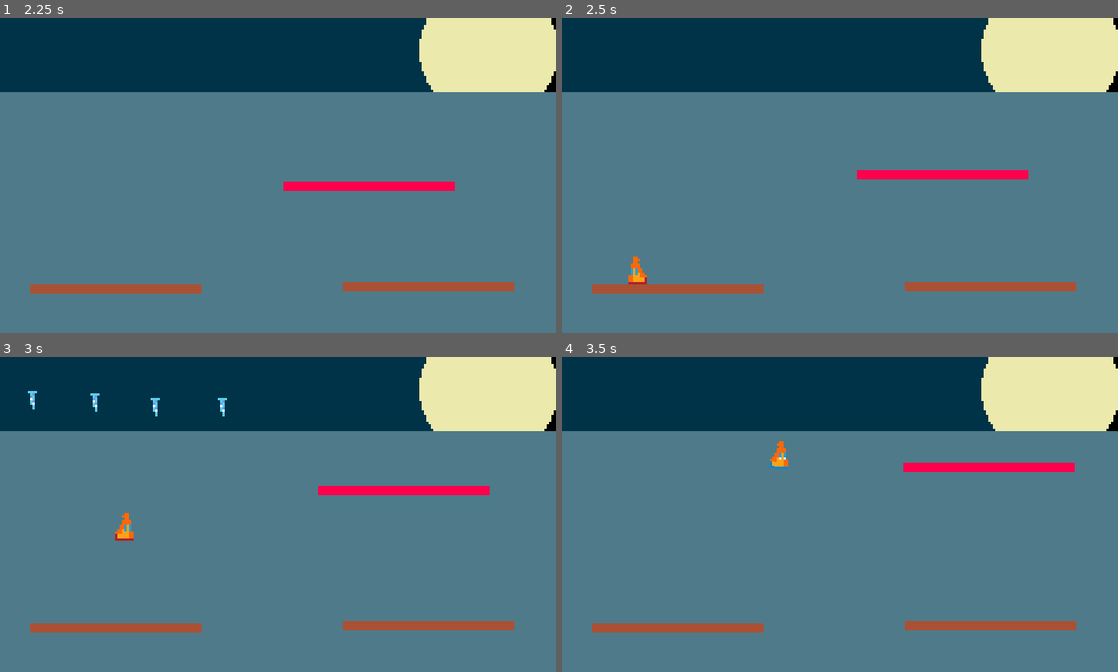
Above: before the commit, frames 1-4 (two rows, left to right).
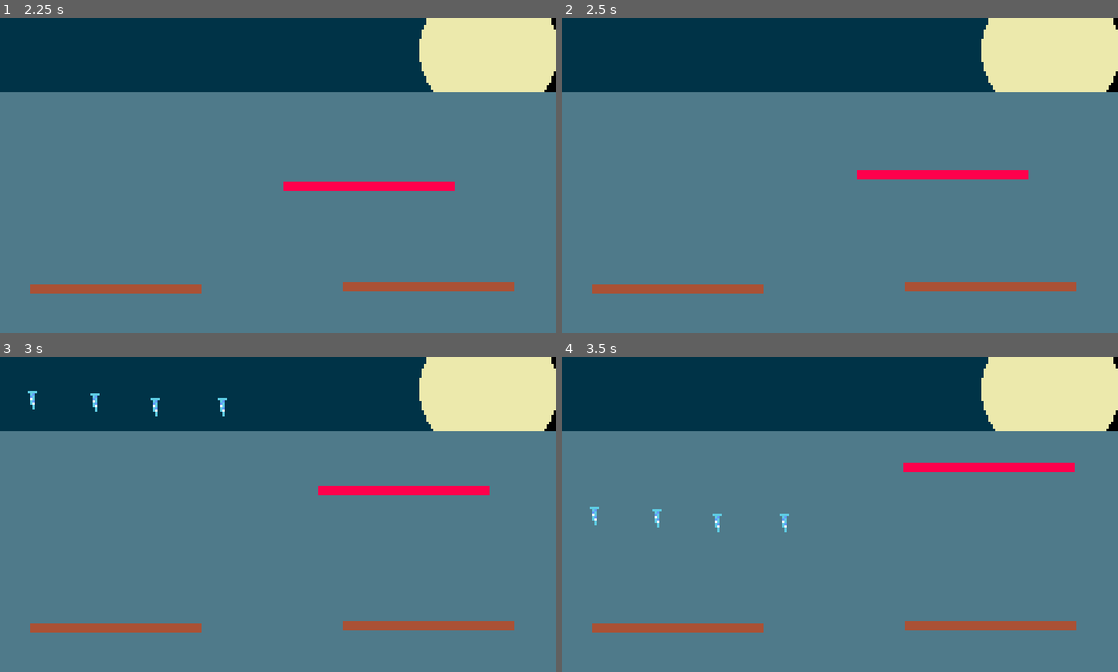
Above: after the commit, the same moments.

Repository: sugarvoid/winter-break-jam
Game: Godot game, scene res://game/menu/title_menu.tscn
Same seed, same stepped clock (60 frames per second), same inputs: the game is played once before the commit and once after it.
Inputs:
- Up to frame 1 (2.25 s): tap Space (dash) at 0.5, 1.35 s; hold D (move_right) 0.53-2.03 s; tap Enter (ui_accept) at 0.6, 1.55, 2.1 s; tap W (jump) at 0.77, 1.52 s; hold A (move_left) from 2.03 s (still down)
- Up to frame 2 (2.5 s): keep holding A (move_left)
- Up to frame 3 (3 s): release A (move_left) at 2.78 s; hold D (move_right) from 2.78 s (still down); tap Enter (ui_accept) at 2.85 s
- Up to frame 4 (3.5 s): keep holding D (move_right); tap W (jump) at 3.02 s

Frame 1 is identical in both runs. In frame 2, 0.2% of the frame differs, in the area x 11-16%, y 75-85%; in frame 3, 0.2%; in frame 4, 0.4%, in the area x 5-41%, y 26-56%.

Commit message:
Add single sickle timer

Diff:
--- a/game/danger_object/danger_object.gd
+++ b/game/danger_object/danger_object.gd
@@ -3,6 +3,12 @@
 
 onready var vis_notifier: VisibilityNotifier2D = get_node("VisibilityNotifier2D")
 
+enum MOVING_DIRECTION {
+	LEFT = 180,
+	RIGHT = 0,
+	DOWN = 90,
+	UP = -90
+}
 
 export var speed = 30
 export var rotation_d: int = 45
--- a/game/game.gd
+++ b/game/game.gd
@@ -5,6 +5,7 @@
 onready var kill_zone: Area2D = get_node("KillZone")
 onready var effect_conatainer: EffectContainer = get_node("EffectContainer")
 onready var gamer_timer: Timer = get_node("GameTimer")
+
 
 var is_game_over: bool = false
 var seconds_in: int
@@ -23,8 +24,11 @@
 	self.gamer_timer.start(1)
 
 func _respawn_player(_body: Node) -> void:
-	self.player.global_position = $PlayerSpawnPoint.global_position
-	print("respawning player.")
+#	if self.player.hp > 0:
+#		self.player.global_position = $PlayerSpawnPoint.global_position
+#		print("respawning player.")
+
+	_game_over()
 
 func _tick() -> void:
 	if !is_game_over:
@@ -45,4 +49,5 @@
 	self.gamer_timer.connect("timeout", self, "_tick")
 
 func _game_over():
+	# Play gameover sound
 	print('gameover')
--- a/game/game.tscn
+++ b/game/game.tscn
@@ -46,3 +46,5 @@
 script = ExtResource( 7 )
 
 [node name="GameTimer" type="Timer" parent="."]
+
+[node name="GameOverSound" type="AudioStreamPlayer" parent="."]
--- a/game/manager/hazard_manager/hazard_manager.gd
+++ b/game/manager/hazard_manager/hazard_manager.gd
@@ -1,5 +1,10 @@
 extends Node2D
 
+onready var single_sickle_left_timer: Timer = get_node("SickleLeft")
+onready var single_sickle_right_timer: Timer = get_node("SickleRight")
+
+onready var single_left_pos: Position2D = get_node("SingleLeftPos")
+onready var single_right_pos: Position2D = get_node("SingleRightPos")
 
 const p_IceSickle: PackedScene = preload("res://game/danger_object/ice_sickle/ice_sickle.tscn")
 
@@ -9,13 +14,22 @@
 const p_SWLeftTop: PackedScene = preload("res://game/danger_object/wave/sickle_wave_left_top.tscn")
 const p_SWLeftBottom: PackedScene = preload("res://game/danger_object/wave/sickle_wave_left_bottom.tscn")
 
+var left_timer: int = 5
+var right_timer: int = 8
 
 func _ready():
+	single_sickle_left_timer.start(self.left_timer)
+	single_sickle_right_timer.start(self.right_timer)
+
+	single_sickle_left_timer.connect("timeout", self, "_on_left_timeout")
+	single_sickle_right_timer.connect("timeout", self, "_on_right_timeout")
+
 	pass
 
-func _spawn_ice_sickle(pos: Vector2 = $Position2D.global_position, rot: int = 0) -> void:
+func _spawn_ice_sickle(pos: Vector2 = $Position2D.global_position, dir: int = 0, speed = 30) -> void:
 	var new_sickle: DangerObject = p_IceSickle.instance()
-	new_sickle.rotation_d = rot
+	new_sickle.speed = speed
+	new_sickle.rotation_d = dir
 	new_sickle.global_position = pos
 	self.call_deferred("add_child", new_sickle)
 
@@ -23,16 +37,24 @@
 	var new_wave = wave.instance()
 	self.call_deferred("add_child", new_wave)
 
+func _on_left_timeout() -> void:
+	print('left')
+	_spawn_ice_sickle(single_left_pos.global_position, DangerObject.MOVING_DIRECTION.RIGHT, 60)
+
+func _on_right_timeout() -> void:
+	print('right')
+	_spawn_ice_sickle(single_right_pos.global_position, DangerObject.MOVING_DIRECTION.LEFT, 100)
 
 func spawn_hazard(sec: int) -> void:
+	pass
 	match sec:
 		2, 10:
 			_spawn_wave(p_SWTopLeft)
 		4:
 			_spawn_ice_sickle()
 		6:
-			_spawn_ice_sickle($Position2D2.global_position)
-			_spawn_ice_sickle($Position2D.global_position)
+			_spawn_ice_sickle($Position2D2.global_position, DangerObject.MOVING_DIRECTION.RIGHT)
+			_spawn_ice_sickle($Position2D.global_position, DangerObject.MOVING_DIRECTION.RIGHT)
 		12:
 			_spawn_wave(p_SWTopLeft)
 		15:
--- a/game/manager/hazard_manager/hazard_manager.tscn
+++ b/game/manager/hazard_manager/hazard_manager.tscn
@@ -11,5 +11,12 @@
 [node name="Position2D2" type="Position2D" parent="."]
 position = Vector2( -20, 78 )
 
-[node name="Position2D3" type="Position2D" parent="."]
-position = Vector2( -21, 115 )
+[node name="SingleLeftPos" type="Position2D" parent="."]
+position = Vector2( -17, 115 )
+
+[node name="SingleRightPos" type="Position2D" parent="."]
+position = Vector2( 261, 93 )
+
+[node name="SickleLeft" type="Timer" parent="."]
+
+[node name="SickleRight" type="Timer" parent="."]
--- a/game/player/player.gd
+++ b/game/player/player.gd
@@ -14,7 +14,9 @@
 var velocity: Vector2 = Vector2.ZERO
 var speed: float =  130.0
 var acceleration: float = 0.2
-var friction: float = 1.0
+
+# TODO: Add two types of friction 1.0 for normal and 0.03 for "on ice"
+var friction: float = 0.03
 var gravity: float = 1000.0
 var horizontal_direction: int
 
--- a/game/player/player.tscn
+++ b/game/player/player.tscn
@@ -86,3 +86,5 @@
 
 [node name="AnimationPlayer" type="AnimationPlayer" parent="."]
 anims/flip = SubResource( 4 )
+
+[node name="DashCoolDown" type="Timer" parent="."]
